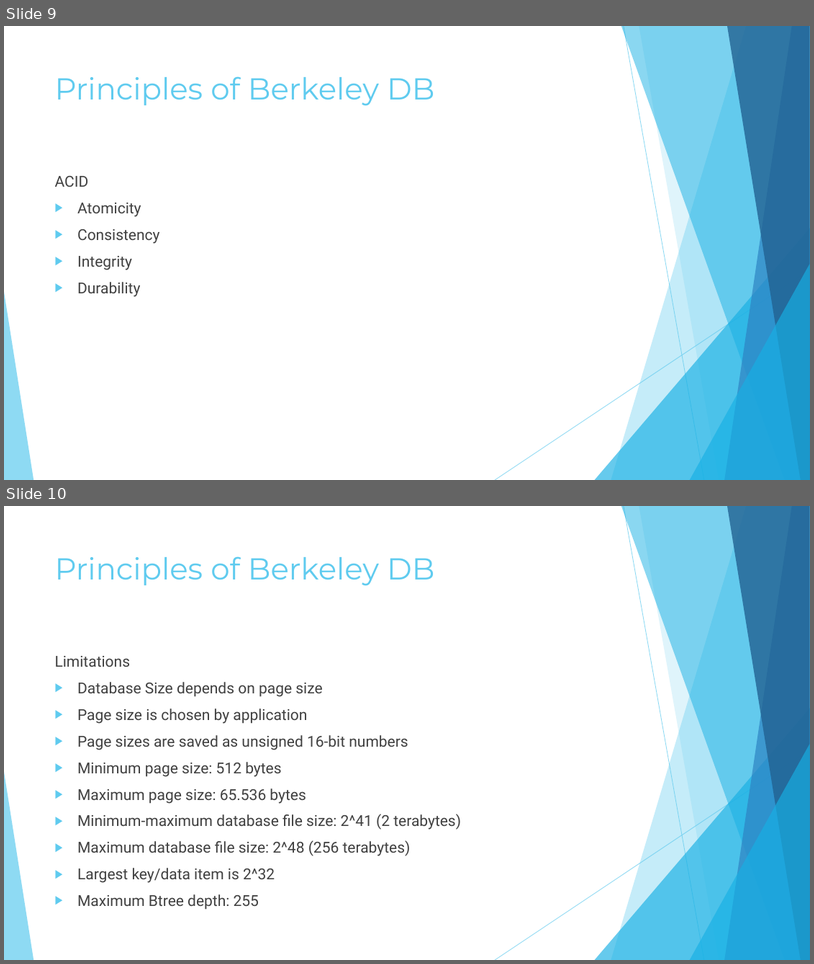
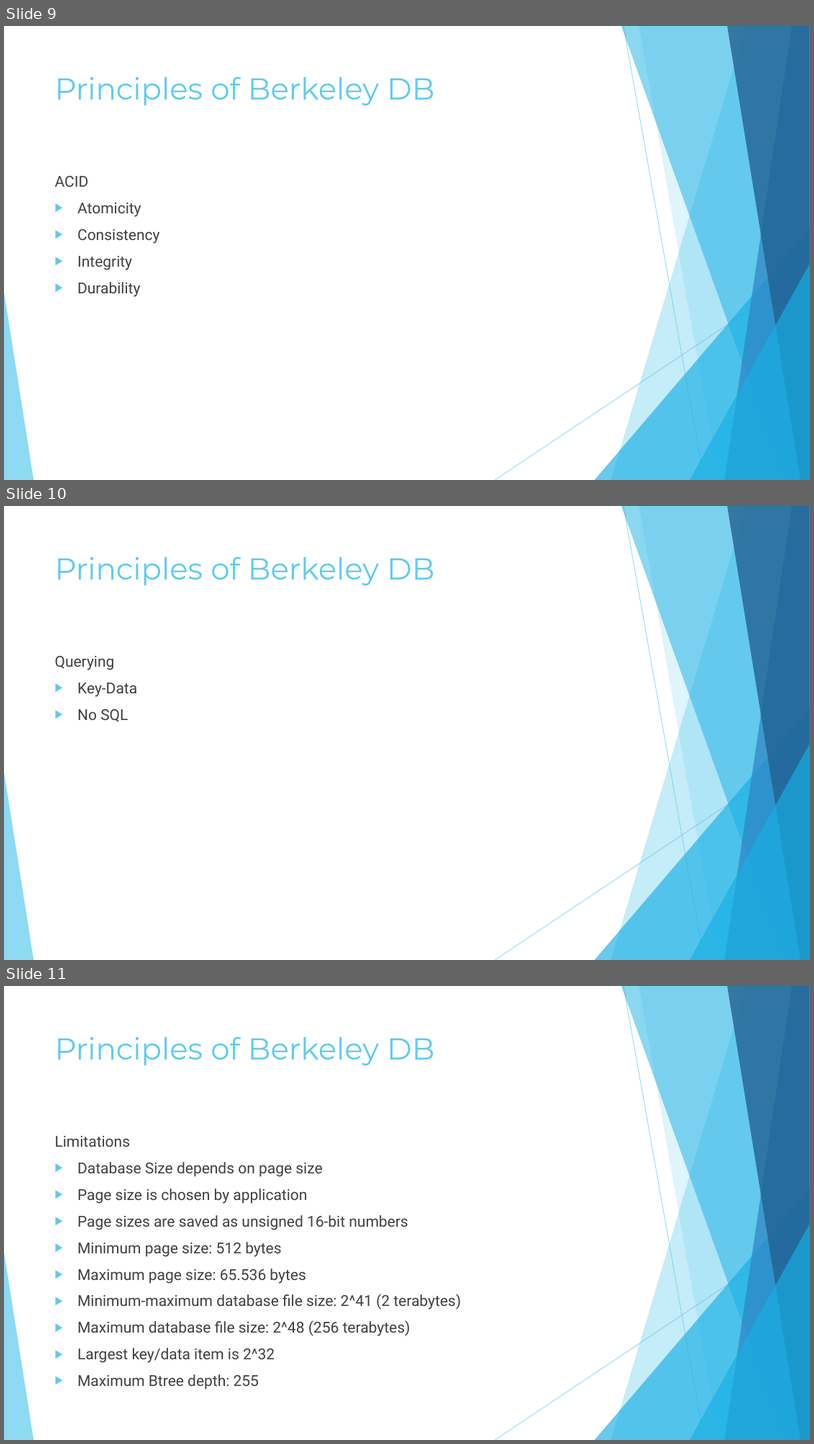
Before and after one commit to shellucas/BerkeleyDBDemo, a slide deck: Berkeley DB.pptx. Shown one above the other, each under a label of ours: slides 9 and 10 before the commit, slides 9, 10 and 11 after it. The pictures are 814x964 and 814x1444 pixels, drawn with LibreOffice and Linux fonts; fonts in the diff are those of the drawing. Boxes give left, top, right and bottom in pixels: in the first picture for what was removed or moved away, otherwise in the second. Text is boxed around its words. In the diff, an @@ line names an element or a change of style, - is before the commit and + after.

```diff
--- a/Berkeley DB.pptx
+++ b/Berkeley DB.pptx
@@ slide 10 added at bbox=[4, 506, 810, 960], background #FFFFFF; not listed: 10 template elements that a slide beside it also shows @@
@@ title added at bbox=[55, 556, 435, 586], 36 pt, text #5FCBEF @@
+Principles of Berkeley DB
@@ text added at bbox=[55, 656, 137, 722], 18 pt, text #404040 @@
+Querying
+▶ Key-Data
+▶ No SQL
@@ what was slide 10 is now slide 11 @@
```
Also in this commit, not shown: 1 slide changed, 1 other slide added.
